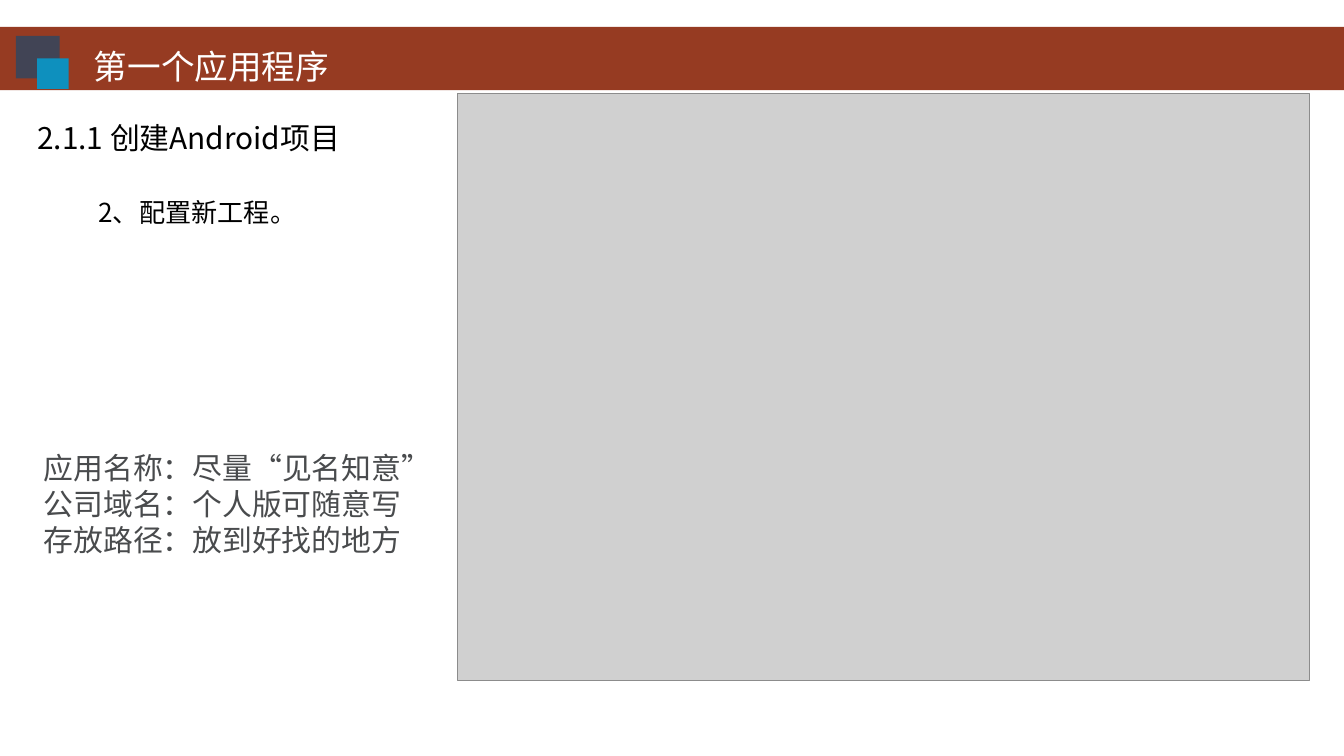
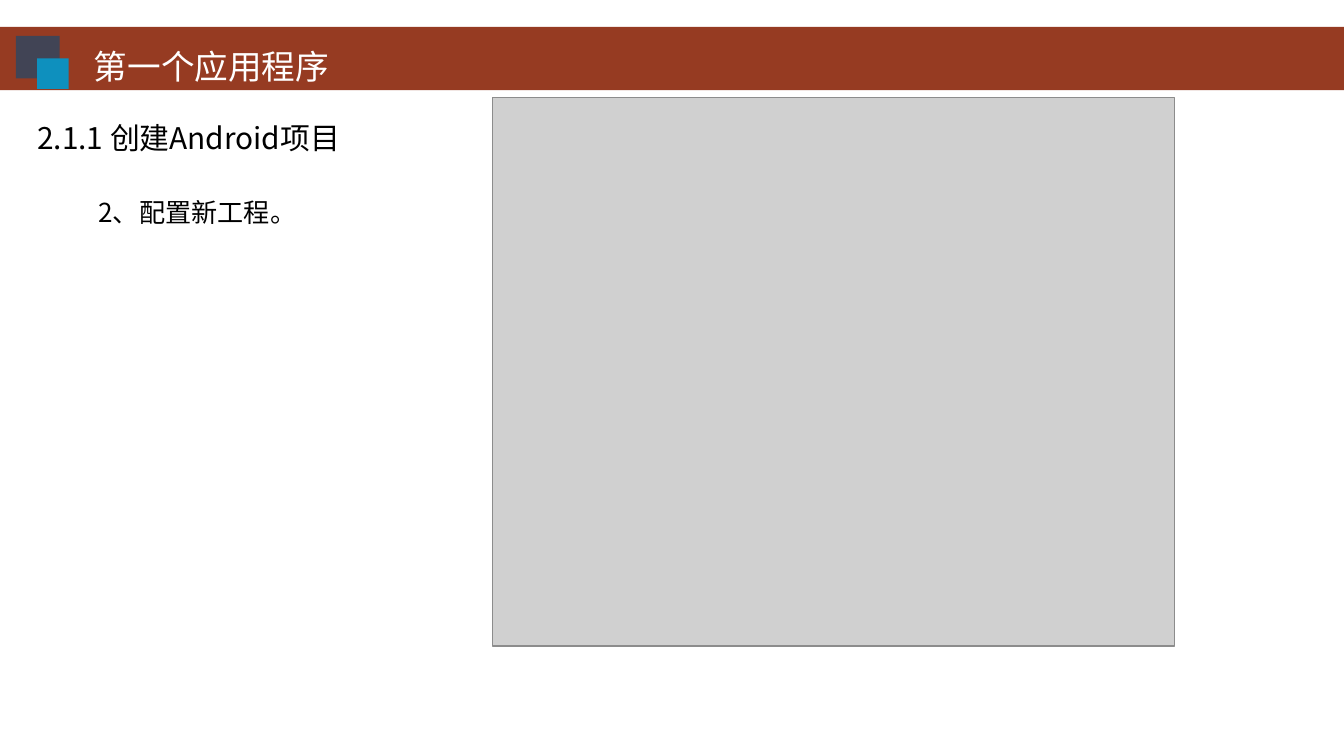
Before and after one commit to HBU/Android-PPT, a slide deck: slide 5 of 02.0 -- 首个程序 -- 第02章.ppt. Drawn at 1344x756 pixels with LibreOffice and Linux fonts; fonts in the diff are those of the drawing; grey boxes stand for pictures; background and template pictures are left out. Boxes give left, top, right and bottom in pixels: in the first picture for what was removed or moved away, otherwise in the second. Text is boxed around its words. In the diff, an @@ line names an element or a change of style, - is before the commit and + after.

```diff
--- a/02.0 -- 首个程序 -- 第02章.ppt
+++ b/02.0 -- 首个程序 -- 第02章.ppt
@@ picture: place and size @@
-picture at (457, 94, 1309, 681)
+picture at (493, 98, 1175, 646)
@@ text removed at (44, 454, 431, 554) @@
-应用名称：尽量“见名知意”
-公司域名：个人版可随意写
-存放路径：放到好找的地方
```
Also in this commit, not shown: 9 other slides changed, 1 slide added, 5 slides removed.
